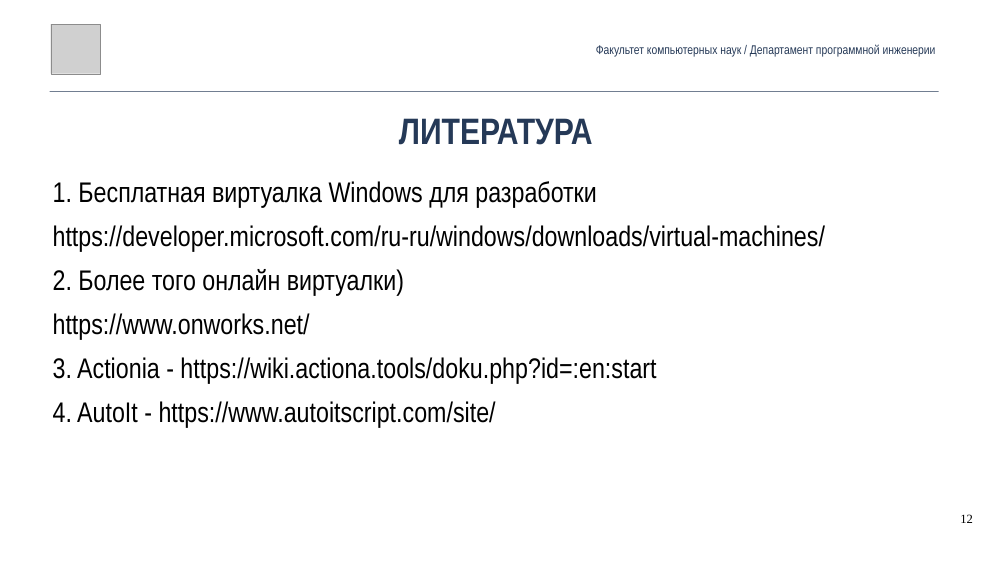
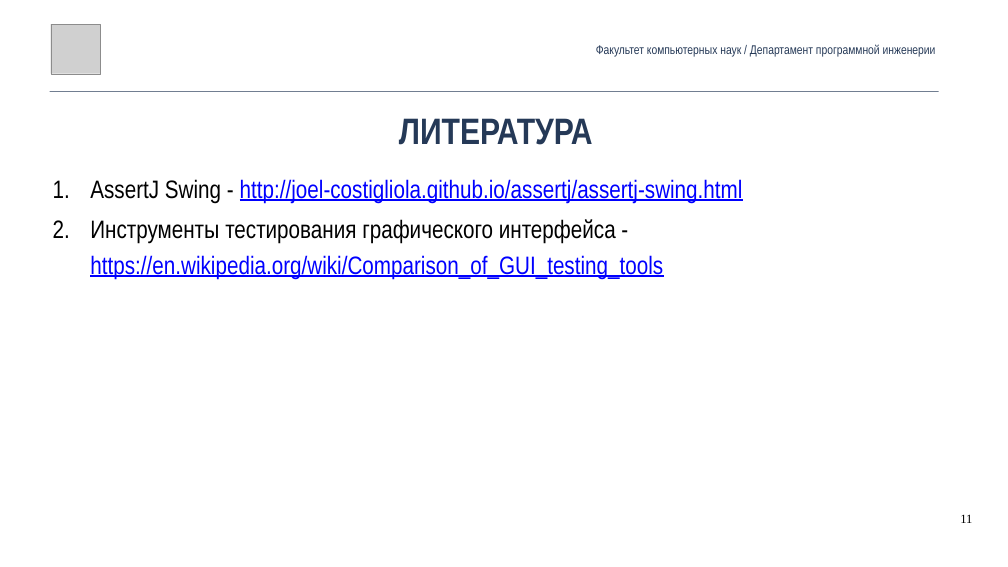
Before and after one commit to andrewt0301/qa-testing-course, a slide deck: slide 11 of seminars/seminar09/Seminar09.pptx (slide 12 before the commit). Drawn at 1008x567 pixels with LibreOffice and Linux fonts; fonts in the diff are those of the drawing; grey boxes stand for pictures. Boxes give left, top, right and bottom in pixels: in the first picture for what was removed or moved away, otherwise in the second. Text is boxed around its words. In the diff, an @@ line names an element or a change of style, - is before the commit and + after.

```diff
--- a/seminars/seminar09/Seminar09.pptx
+++ b/seminars/seminar09/Seminar09.pptx
@@ text at [90,179,743,279]: text changed; size 54 to 48 pt; text colour #000000 to #0000FF @@
-1. Бесплатная виртуалка Windows для разработки
-https://developer.microsoft.com/ru-ru/windows/downloads/virtual-machines/
-2. Более того онлайн виртуалки)
-https://www.onworks.net/
-3. Actionia - https://wiki.actiona.tools/doku.php?id=:en:start
-4. AutoIt - https://www.autoitscript.com/site/
+1. AssertJ Swing - http://joel-costigliola.github.io/assertj/assertj-swing.html
+2. Инструменты тестирования графического интерфейса - https://en.wikipedia.org/wiki/Comparison_of_GUI_testing_tools
@@ page number at [960,514,972,523]: text changed @@
-12
+11
```
Also in this commit, not shown: 6 other slides changed, 5 slides added, 6 slides removed, 1 other file.
